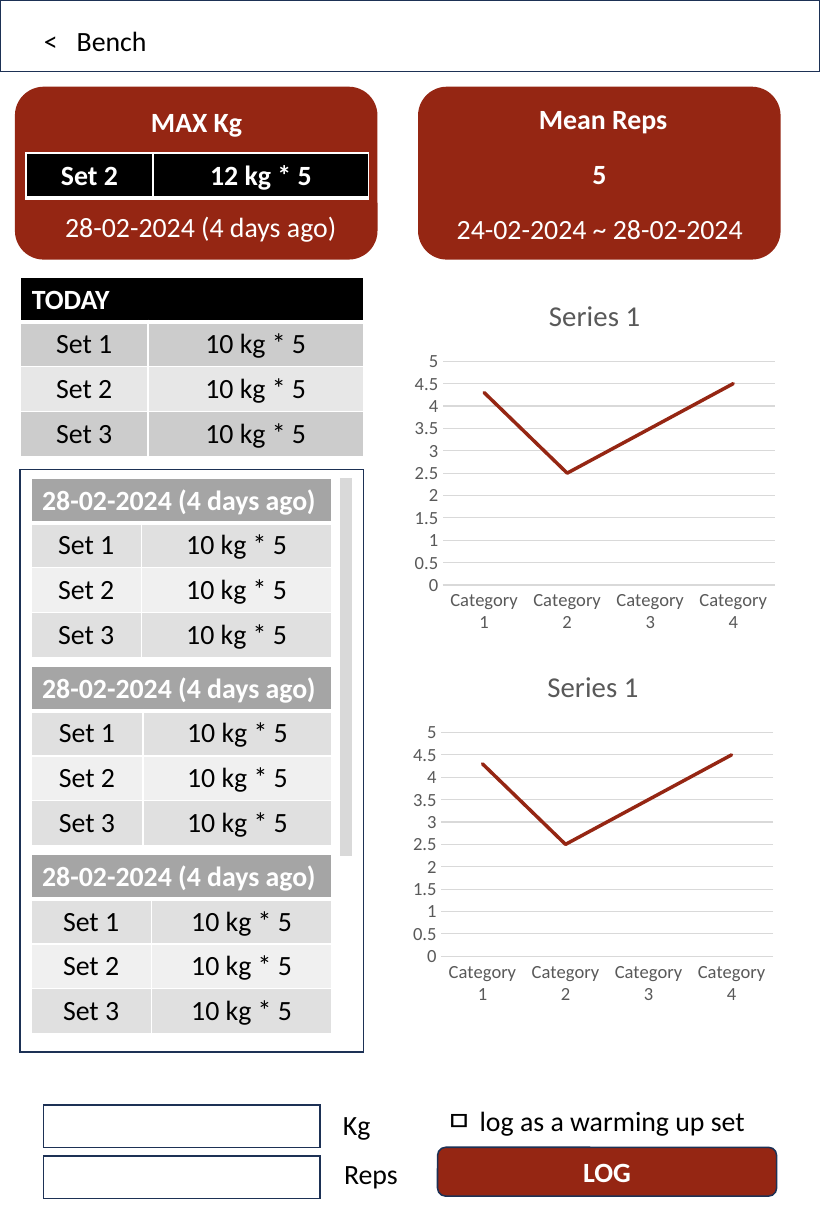
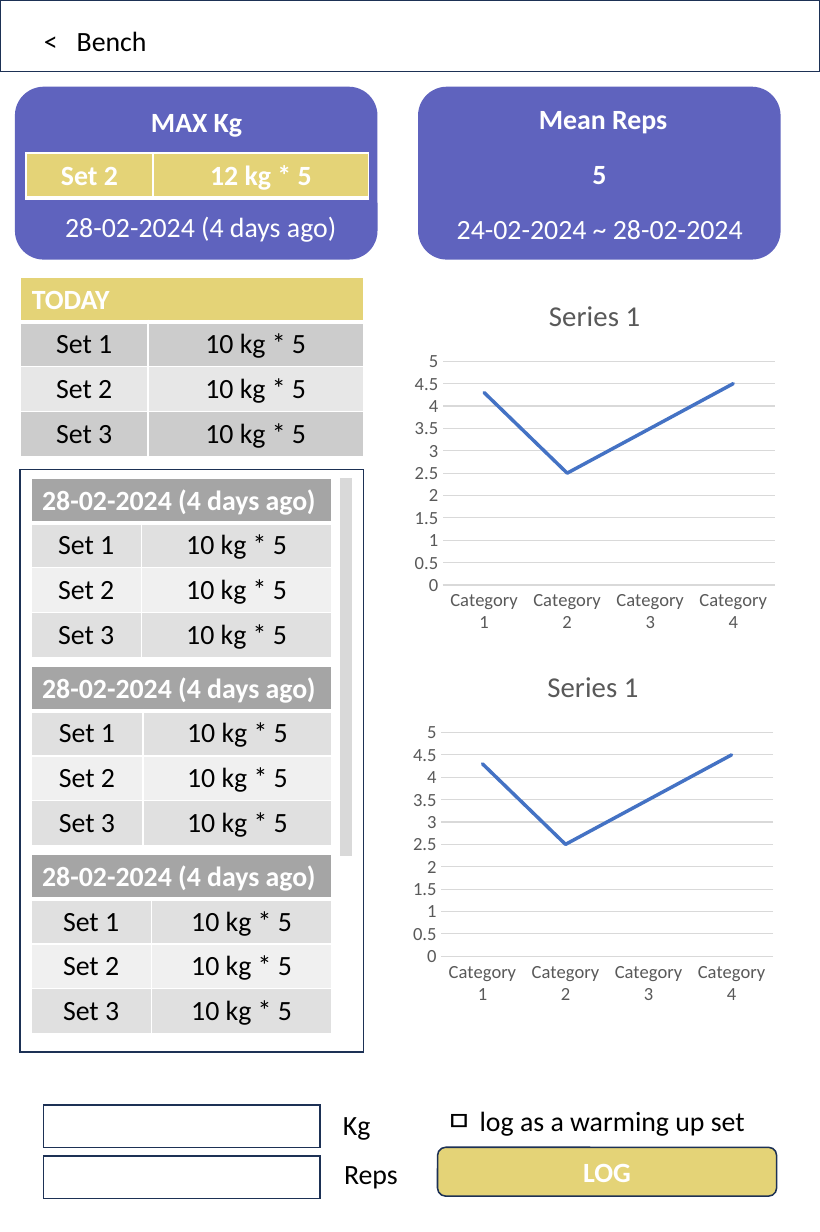
Before and after one commit to JeeIn-Park/Training-Tracker-Workout-Monitoring, a slide deck: slide 4 of doc/plan/version 2.pptx (slide 3 before the commit). Drawn at 820x1232 pixels with LibreOffice and Linux fonts; fonts in the diff are those of the drawing; background and template pictures are left out. Boxes give left, top, right and bottom in pixels: in the first picture for what was removed or moved away, otherwise in the second. Text is boxed around its words. In the diff, an @@ line names an element or a change of style, - is before the commit and + after.

```diff
--- a/doc/plan/version 2.pptx
+++ b/doc/plan/version 2.pptx
@@ rounded rectangle at box(14, 87, 378, 260): fill #952613 to #5F63BE @@
@@ rounded rectangle "5" at box(418, 87, 781, 260): fill #952613 to #5F63BE @@
@@ table at box(26, 153, 369, 197) @@
@@ fill #000000 to #E4D377 in row 1 @@
@@ table at box(21, 277, 364, 457) @@
@@ fill #000000 to #E4D377 in row 1, column 1 @@
@@ line chart at box(408, 276, 783, 641) @@
@@ colour of Series 1 #952613 to #4472C4 @@
@@ line chart at box(406, 648, 781, 1013) @@
@@ colour of Series 1 #952613 to #4472C4 @@
@@ rounded rectangle "LOG" at box(438, 1148, 777, 1197): fill #952613 to #E4D377 @@
```
Also in this commit, not shown: 2 other slides changed, 1 slide added, 6 other files.
